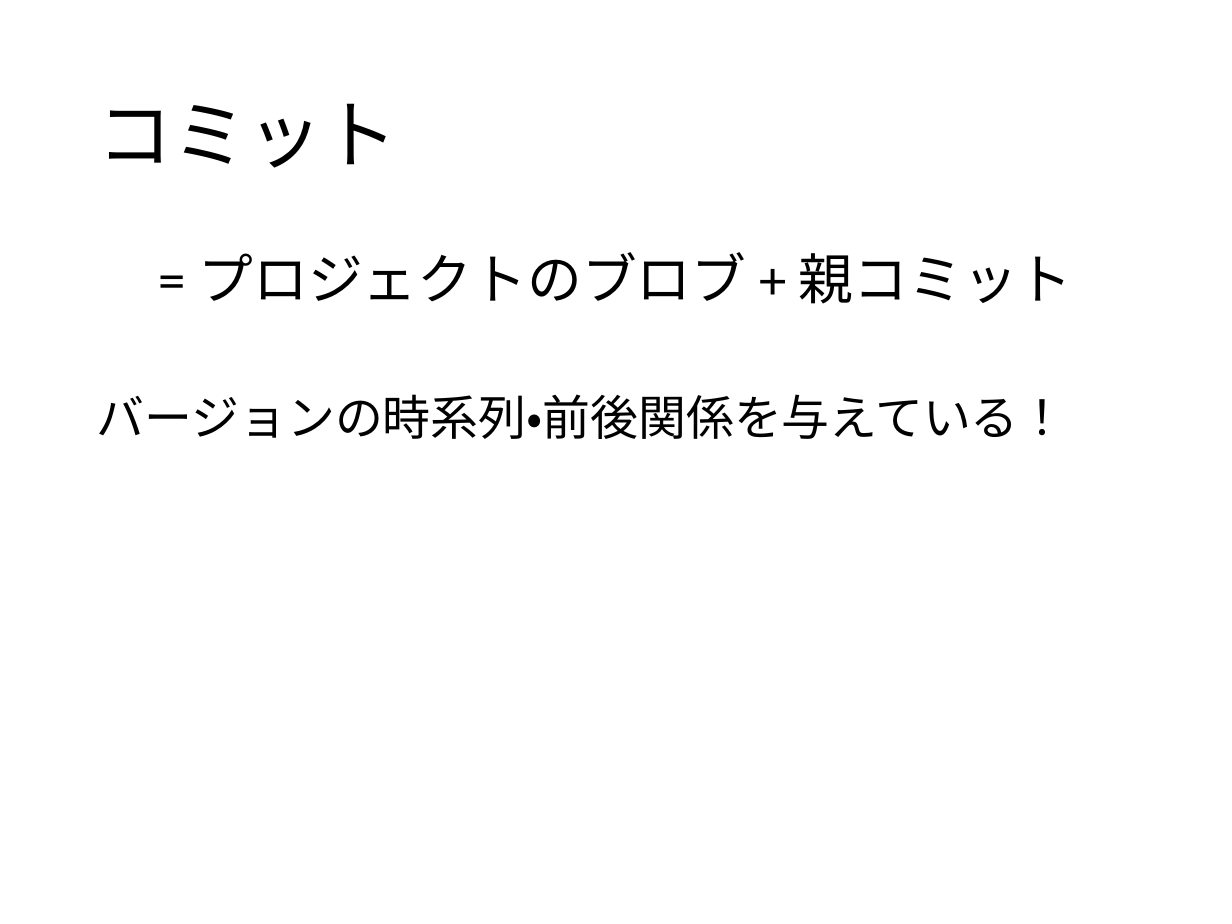
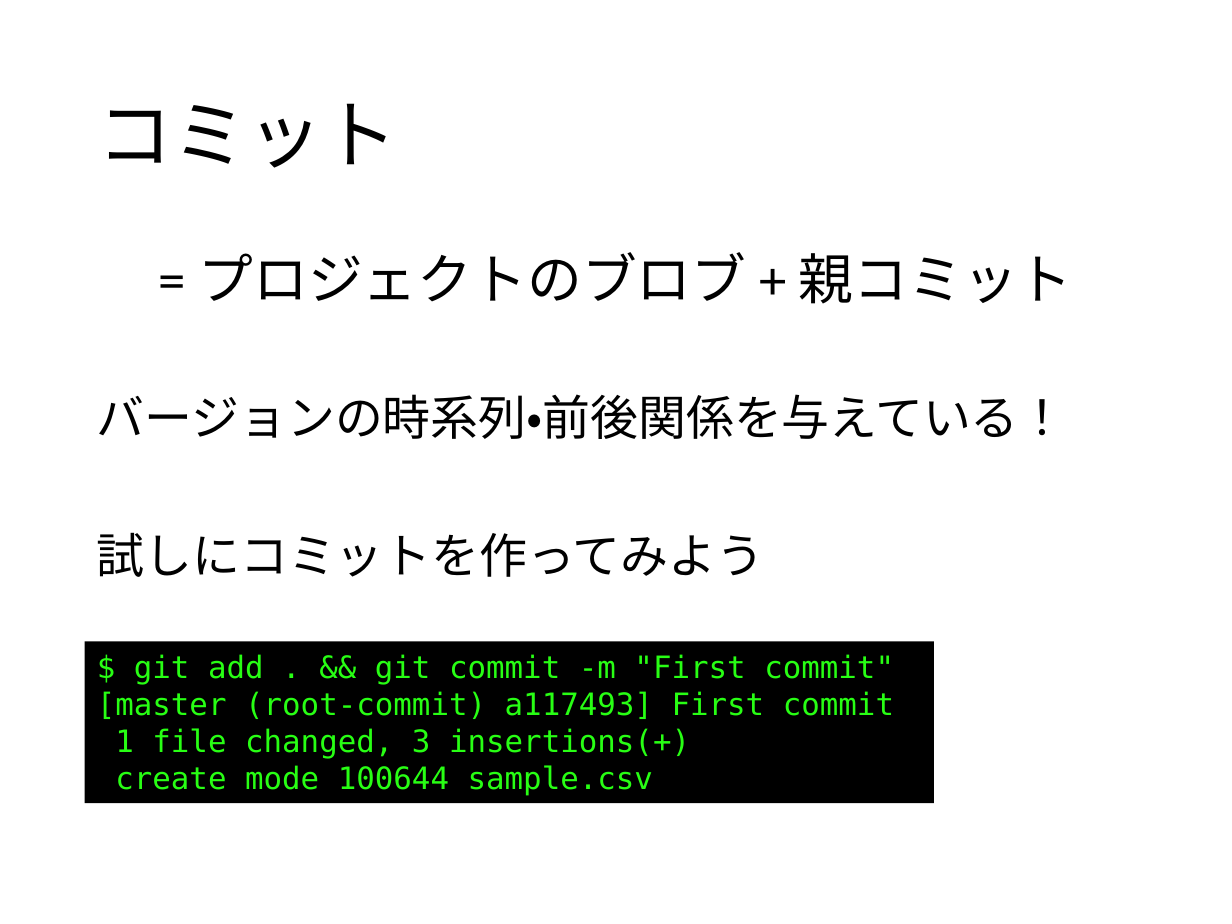
Before and after one commit to matsubara0507/learn-you-a-git-for-great-good, a slide deck: slide 7 of slide/part1.pptx. Drawn at 1232x924 pixels with LibreOffice and Linux fonts; fonts in the diff are those of the drawing; background and template pictures are left out. Boxes give left, top, right and bottom in pixels: in the first picture for what was removed or moved away, otherwise in the second. Text is boxed around its words. In the diff, an @@ line names an element or a change of style, - is before the commit and + after.

```diff
--- a/slide/part1.pptx
+++ b/slide/part1.pptx
@@ text at box(97, 532, 764, 577): paragraph added @@
+試しにコミットを作ってみよう
@@ rectangle added at box(85, 642, 934, 803), fill #000000, 18 pt, text #28FE14 @@
+$ git add . && git commit -m "First commit"
+[master (root-commit) a117493] First commit
+1 file changed, 3 insertions(+)
+create mode 100644 sample.csv
```
Also in this commit, not shown: 5 other slides changed, 2 slides added, 2 other files.
